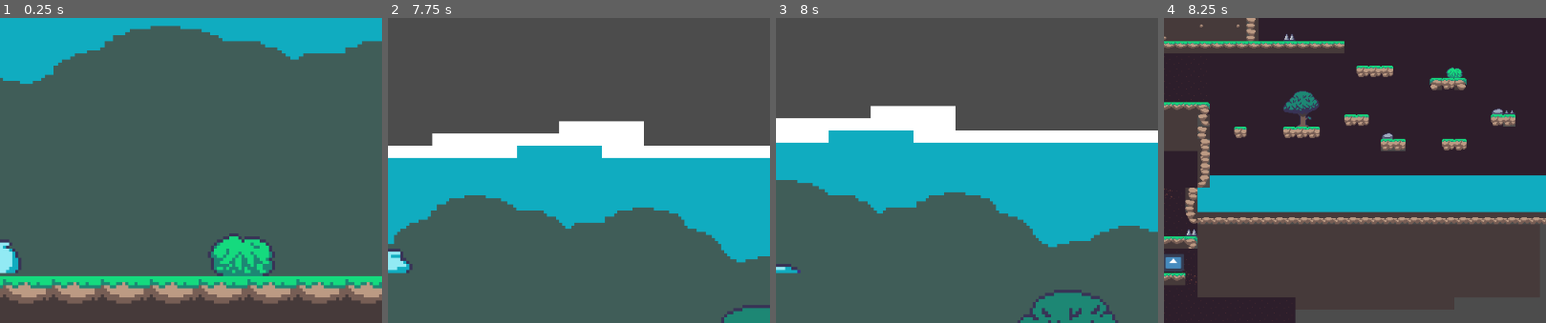
Above: before the commit, frames 1-4 (left to right).
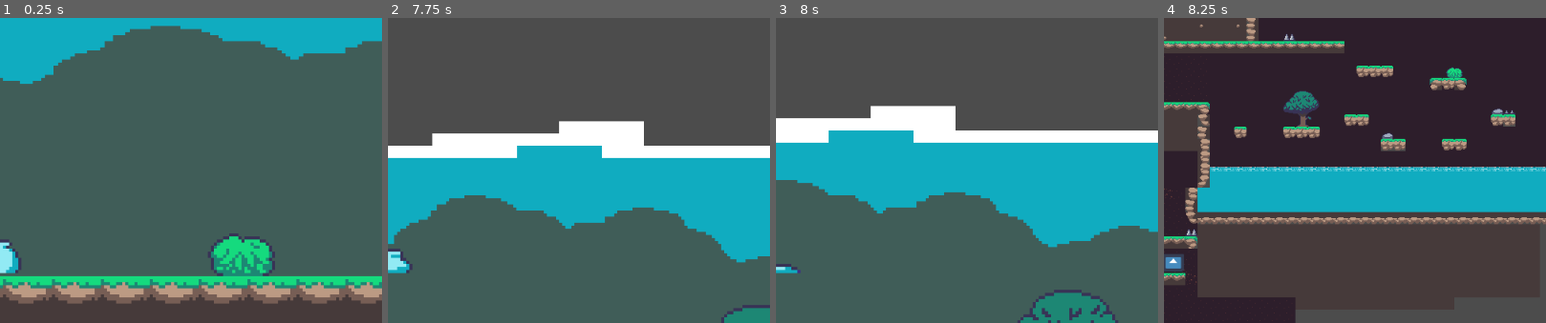
Above: after the commit, the same moments.

Repository: clon54programer/persefone
Game: Godot game, scene res://niveles/Tutorial.tscn
Two runs of this game, one before a commit and one after it. Both use one fixed random seed, a clock stepped at 60 frames per second and the inputs below. The project has no main scene, so this scene is started directly. The engine's default icon, where the game draws it, is replaced by a stand-in: a white triangle on a blue panel in a dark square.
Inputs:
- Up to frame 1 (0.25 s): no input
- Up to frame 2 (7.75 s): hold Right (derecha) 0.53-2.03 s; tap Up (jump) at 0.77, 1.07, 1.52, 1.82, 3.02, 3.32, 3.77, 4.07, 4.52, 4.82, 6.02, 6.32, 6.77, 7.07, 7.52 s; hold Left (izquierda) 2.03-4.28 s; hold Right (derecha) from 4.28 s (still down)
- Up to frame 3 (8 s): keep holding Right (derecha); tap Up (jump) at 7.82 s
- Up to frame 4 (8.25 s): release Right (derecha) at 8.03 s; hold Left (izquierda) from 8.03 s (still down)
The pictures show only the part of the screen within x 50-100%, y 12-62%; the shares and areas given below are measured in that part.

Frames 1-3 are identical in both runs. In frame 4, 2.5% of the frame differs, in the area x 12-100%, y 48-52%.

Commit message:
hice lo mismo que el comi¿mit anterios solo que en el eje x

Diff:
--- a/niveles/Tutorial.tscn
+++ b/niveles/Tutorial.tscn
@@ -697,7 +697,7 @@
 tile_set = SubResource( 15 )
 cell_size = Vector2( 16, 16 )
 format = 1
-tile_data = PoolIntArray( 4, 2, 0, 36, 2, 0, 52, 2, 0, 1245219, 1, 0, 1245220, 1, 0, 1245221, 1, …(1249 unchanged characters)…
+tile_data = PoolIntArray( 4, 2, 0, 36, 2, 0, 52, 2, 0, 1179683, 0, 0, 1179684, 0, 0, 1179685, 0, 0, 1179686, 0, 0, 1179687, 0, 0, 1179688, 0, 0, 1179689, 0, 0, 1179690, 0, 0, 1179691, 0, 0, 1179692, 0, 0, 1179693, 0, 0, 1179694, 0, 0, 1179695, 0, 0, 1179696, 0, 0, 1179697, 0, 0, 1179698, 0, 0, 1179699, 0, 0, 1179700, 0, 0, 1179701, 0, 0, 1179702, 0, 0, 1179703, 0, 0, 1179704, 0, 0, 1179705, 0, 0, 1179706, 0, 0, 1179707, 0, 0, 1179708, 0, 0, 1179709, 0, 0, 1179710, 0, 0, 1245219, 1, 0, 1245220, 1, 0, 1245221, 1, …(1249 unchanged characters)…
 
 [node name="Decoracion" type="TileMap" parent="."]
 tile_set = SubResource( 17 )
--- a/player/playerDebug.gd
+++ b/player/playerDebug.gd
@@ -21,7 +21,13 @@
 var jumping = false
 
 func get_position_vacio():
+	#calcula la posion en el eje y
 	if position.y >= 480:
+		print_debug("esta en el vacio")
+		queue_free()
+		pass
+		#calcula la posion en el eje x
+	if position.x >= 1024:
 		print_debug("esta en el vacio")
 		queue_free()
 		pass
